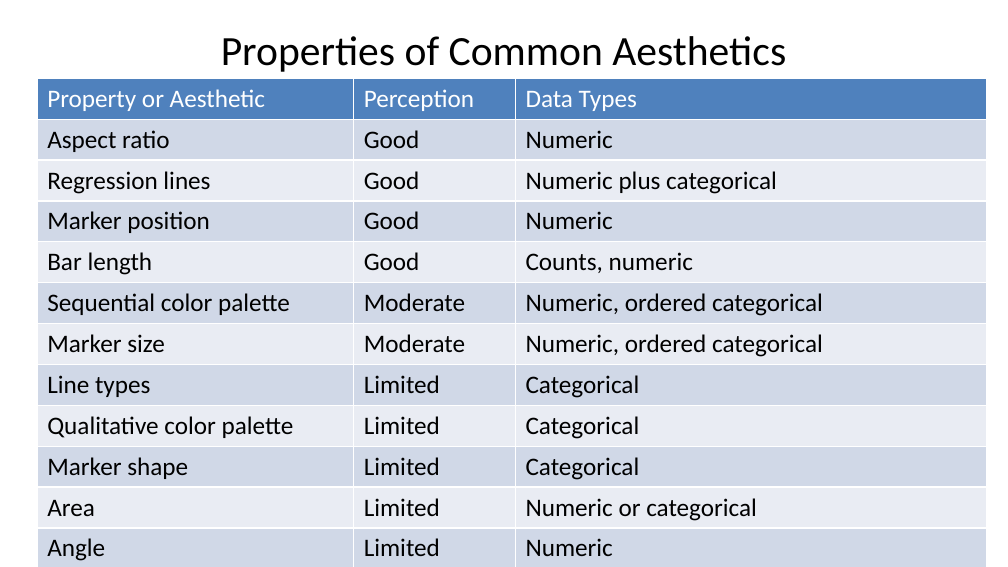
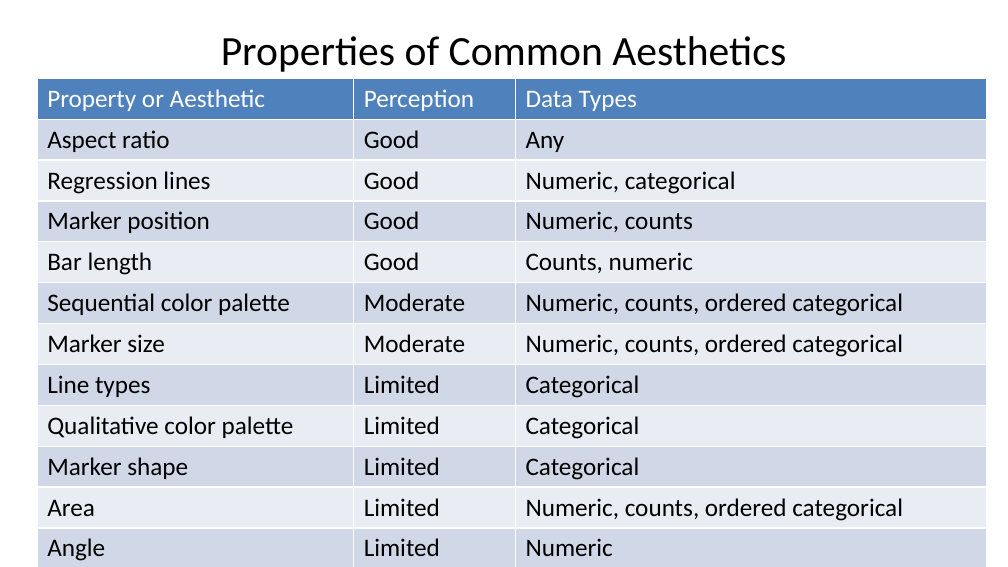
Before and after one commit to StephenElston/CSCI-E-83, a slide deck: slide 51 of LectureSlides/01_PreceptionForScientificVisualization.pptx (slide 50 before the commit). Drawn at 1008x567 pixels with LibreOffice and Linux fonts; fonts in the diff are those of the drawing. Boxes give left, top, right and bottom in pixels: in the first picture for what was removed or moved away, otherwise in the second. Text is boxed around its words. In the diff, an @@ line names an element or a change of style, - is before the commit and + after.

```diff
--- a/LectureSlides/01_PreceptionForScientificVisualization.pptx
+++ b/LectureSlides/01_PreceptionForScientificVisualization.pptx
@@ table at bbox=[37, 79, 987, 565] @@
-row 2, column 3: Numeric
+row 2, column 3: Any
-row 3, column 3: Numeric plus categorical
+row 3, column 3: Numeric, categorical
-row 4, column 3: Numeric
+row 4, column 3: Numeric, counts
-row 6, column 3: Numeric, ordered categorical
+row 6, column 3: Numeric, counts, ordered categorical
-row 7, column 3: Numeric, ordered categorical
+row 7, column 3: Numeric, counts, ordered categorical
-row 11, column 3: Numeric or categorical
+row 11, column 3: Numeric, counts, ordered categorical
```
Also in this commit, not shown: 10 other slides changed, 1 slide added.
